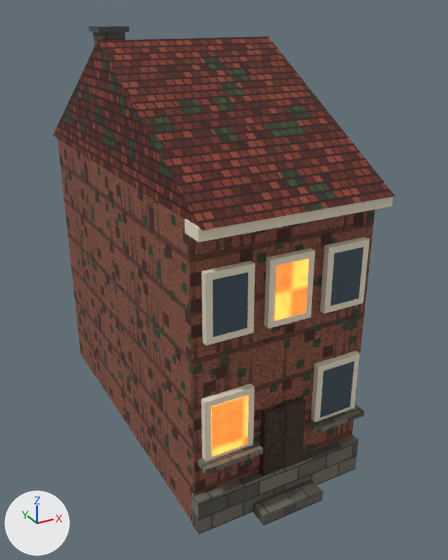
What one commit did to the FBX model output/world-modeling-v1/maps/maribor/Export/ENV_C_Facade_0.fbx.
Camera for both pictures: a 50 mm camera at (-6.16, -8.76, 9.8) aimed at (0.44, 3.24, 3.8). Lighting does not change. The marker at lower left points along +X, +Y and +Z. The older version comes first.

The first picture shows 'ENV_C_Facade_0'.
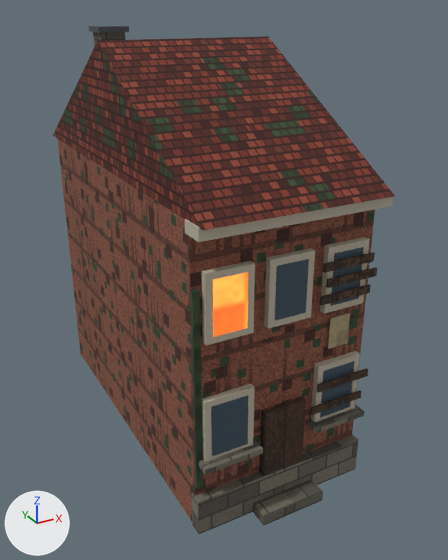
What differs and where, as boxes [x1, y1, x2, y2] in the pictures (448 x 560 px):
'ENV_C_Facade_0', recoloured, surface changed, reshaped (darker)
    both: [53, 25, 395, 534]
part 1 of me_env_c_facade_0, added (brown)
    after: [310, 390, 361, 415]
part 2 of me_env_c_facade_0, added (brown)
    after: [317, 368, 368, 393]
part 3 of me_env_c_facade_0, added (brown)
    after: [320, 284, 371, 306]
part 4 of me_env_c_facade_0, added (brown)
    after: [326, 267, 377, 288]
part 5 of me_env_c_facade_0, added (brown)
    after: [323, 252, 375, 273]
part 6 of me_env_c_facade_0, added (green)
    after: [190, 289, 203, 489]
part 7 of me_env_c_facade_0, added (brown)
    after: [327, 313, 350, 349]
part 8 of me_env_c_facade_0, recoloured (orange to dark blue)
    both: [211, 259, 309, 456]
part 9 of me_env_c_facade_0, recoloured (dark blue to orange)
    both: [213, 272, 248, 337]

What changed in the scene script:
```text
Add img_poster_png:
    img_poster_png = load_image('Poster.png', '_unpacked/Poster.png', 64, 64, 'sRGB')
Add img_leaf_png:
    img_leaf_png = load_image('Leaf.png', '_unpacked/Leaf.png', 64, 64, 'sRGB')
Change mat_mb_ivory:
    mat_mb_ivory.base_color: (0.82, 0.75, 0.58) -> (0.5, 0.45, 0.35)  # pale yellow #eae1c8 -> grey #bcb3a0
Change mat_mb_windowlit:
    where n0 = _N.new('ShaderNodeBsdfPrincipled'); n0.name = 'Principled BSDF'
    n0.inputs[28].default_value: 3.2 -> 2.0  # 'Emission Strength'
Add mat_mb_poster_001:
    mat_mb_poster_001 = principled_material('MB_Poster.001')
    mat_mb_poster_001.texture = img_poster_png
    mat_mb_poster_001.roughness = 0.92
Add mat_mb_ivy:
    mat_mb_ivy = principled_material('MB_Ivy')
    mat_mb_ivy.texture = img_leaf_png
    mat_mb_ivy.roughness = 0.92
Add mat_mb_plank:
    mat_mb_plank = principled_material('MB_Plank')
    mat_mb_plank.texture = img_wood_png
    mat_mb_plank.roughness = 0.92
Change me_env_c_facade_0:
    used by ob_env_c_facade_0; location = (0.0, 0.0, 0.0)
    remove me_env_c_facade_0.from_pydata(...)  # 158 vertices, 236 faces; spans x -2.03..2.03, y -0.62..8.5, z 0.0..9.42
    add me_env_c_facade_0.from_pydata(...)  # 214 vertices, 320 faces; spans x -2.03..2.03, y -0.62..8.5, z 0.0..9.42
    me_env_c_facade_0 part 1: a new loose piece, a box spanning x 0.59..1.89, y -0.265..-0.215, z 2.054..2.224, in mat_mb_plank (picture img_wood_png)
    me_env_c_facade_0 part 2: a new loose piece, a box spanning x 0.71..2.01, y -0.275..-0.225, z 2.576..2.746, in mat_mb_plank (picture img_wood_png)
    me_env_c_facade_0 part 3: a new loose piece, a box spanning x 0.64..1.84, y -0.265..-0.215, z 4.571..4.741, in mat_mb_plank (picture img_wood_png)
    me_env_c_facade_0 part 4: a new loose piece, a box spanning x 0.76..1.96, y -0.275..-0.225, z 4.915..5.085, in mat_mb_plank (picture img_wood_png)
    me_env_c_facade_0 part 5: a new loose piece, a box spanning x 0.64..1.84, y -0.285..-0.235, z 5.259..5.429, in mat_mb_plank (picture img_wood_png)
    me_env_c_facade_0 part 6: a new loose piece, a box spanning x -2.0..-1.86, y -0.08..0.0, z 1.078..5.368, in mat_mb_ivy (picture img_leaf_png)
    me_env_c_facade_0 part 7: a new loose piece, a box spanning x 1.05..1.55, y -0.065..-0.035, z 3.4..4.1, in mat_mb_poster_001 (picture img_poster_png)
    me_env_c_facade_0 part 8: 24 faces spanning x -1.7..0.35, y -0.17..-0.11, z 1.83..5.55 switch from mat_mb_windowlit to mat_mb_darkglass (dark blue #3f505d)
    me_env_c_facade_0 part 9: 12 faces spanning x -1.65..-0.95, y -0.17..-0.11, z 4.45..5.55 switch from mat_mb_darkglass (dark blue #3f505d) to mat_mb_windowlit
    add me_env_c_facade_0.materials.append(mat_mb_plank)  # picture img_wood_png
    add me_env_c_facade_0.materials.append(mat_mb_ivy)  # picture img_leaf_png
    add me_env_c_facade_0.materials.append(mat_mb_poster_001)  # picture img_poster_png
```
